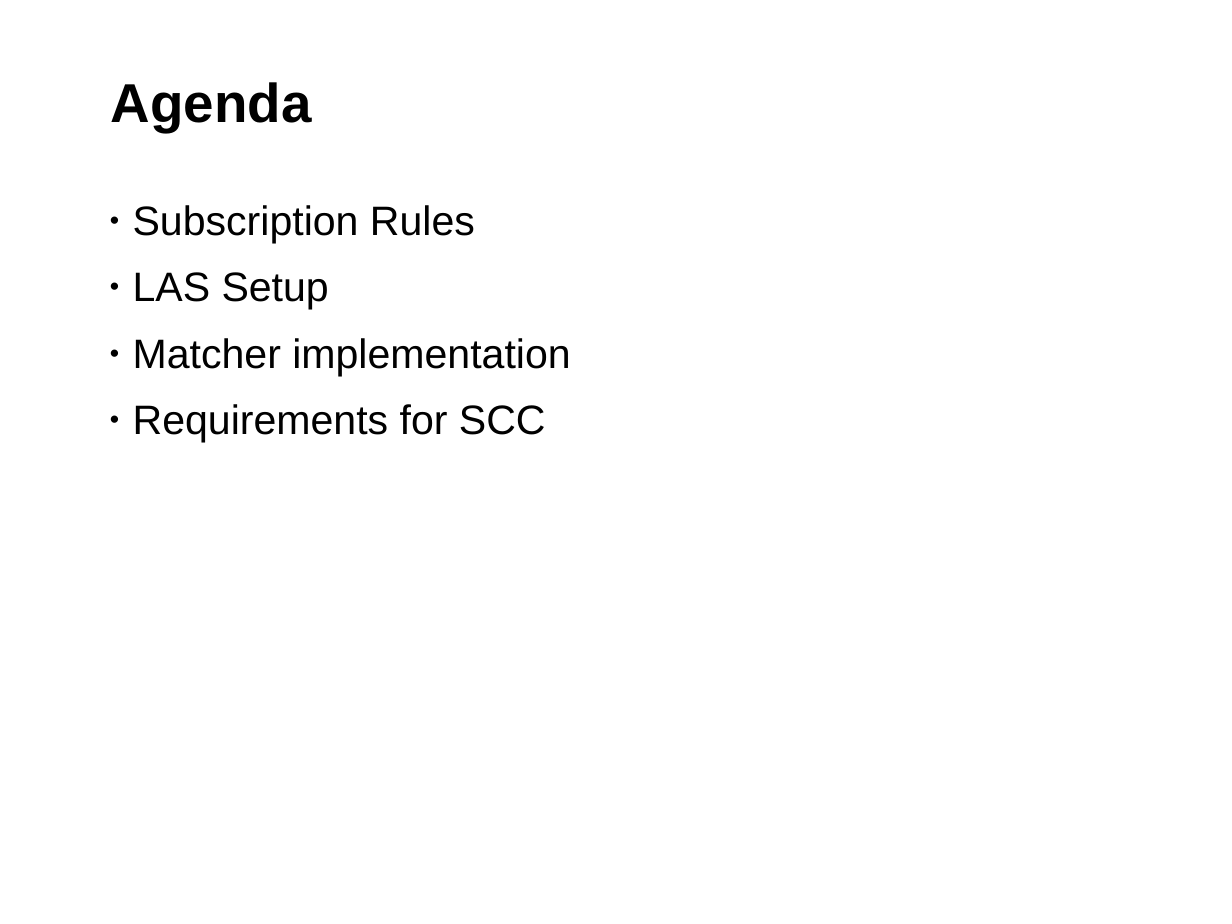
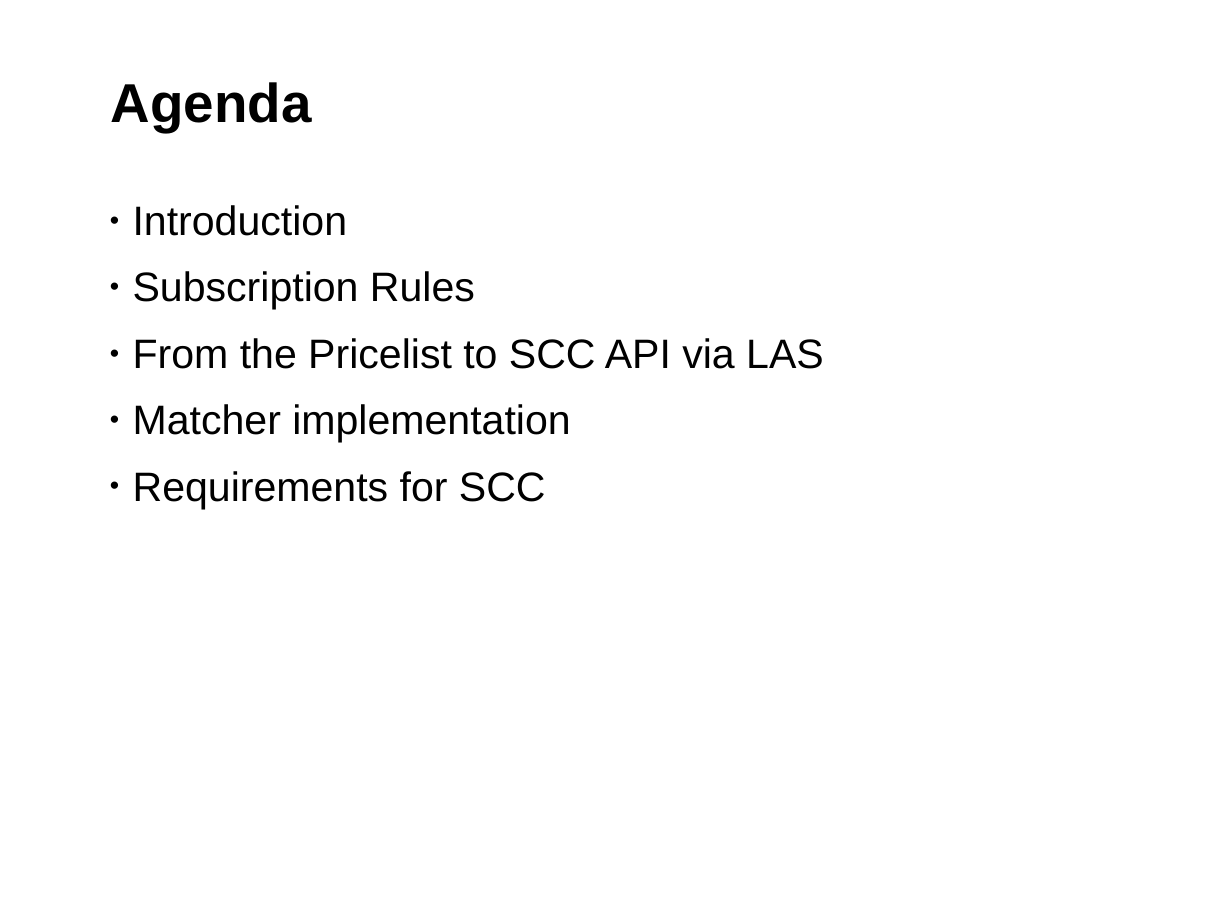
Before and after one commit to hustodemon/subscription-matcher, a slide deck: slide 2 of doc/SubscriptionCounting.odp. Drawn at 1232x924 pixels with LibreOffice and Linux fonts; fonts in the diff are those of the drawing; background and template pictures are left out. Boxes give left, top, right and bottom in pixels: in the first picture for what was removed or moved away, otherwise in the second. Text is boxed around its words. In the diff, an @@ line names an element or a change of style, - is before the commit and + after.

Commit message:
update agenda, add introduction and write about Subscription Rules

```diff
--- a/doc/SubscriptionCounting.odp
+++ b/doc/SubscriptionCounting.odp
@@ text at bbox=[133, 205, 347, 236]: paragraph added @@
+• Introduction
@@ text at bbox=[133, 338, 824, 369]: text changed @@
-• LAS Setup
+• From the Pricelist to SCC API via LAS
```
Also in this commit, not shown: 9 slides added, 1 slide removed.
